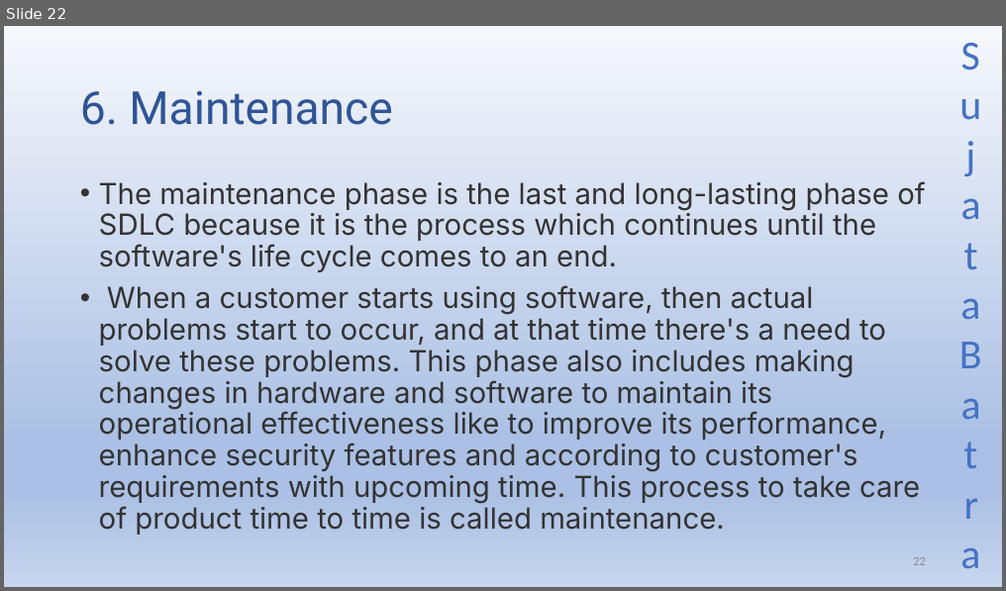
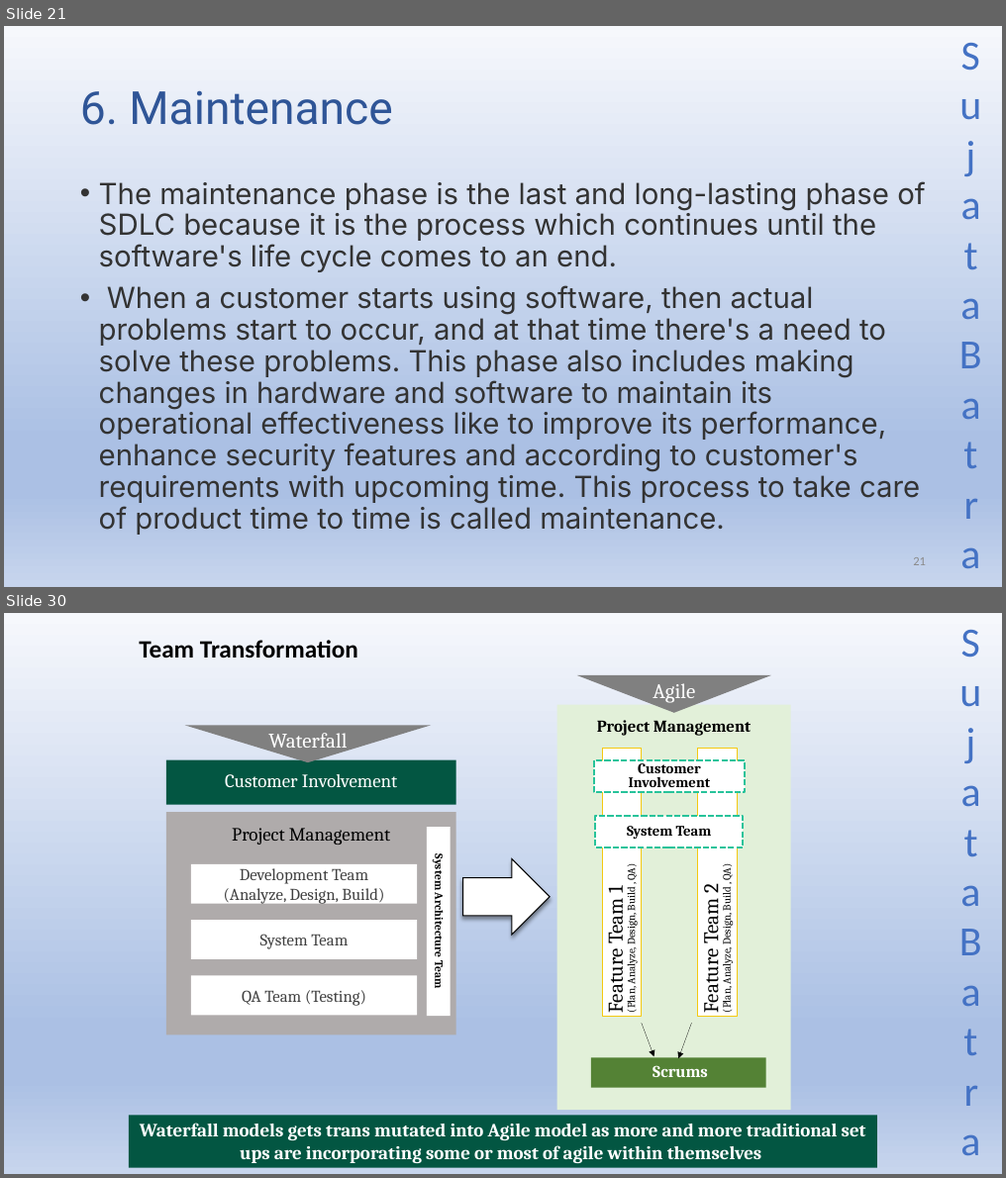
Before and after one commit to Sujatabatra/SapientNov2021QABatch, a slide deck: QA/QA Study Material.pptx. Shown one above the other, each under a label of ours: slide 22 before the commit, slides 21 and 30 after it; the slides between them are not shown. The pictures are 1006x591 and 1006x1178 pixels, drawn with LibreOffice and Linux fonts; fonts in the diff are those of the drawing. Boxes give left, top, right and bottom in pixels: in the first picture for what was removed or moved away, otherwise in the second. Text is boxed around its words. In the diff, an @@ line names an element or a change of style, - is before the commit and + after.

```diff
--- a/QA/QA Study Material.pptx
+++ b/QA/QA Study Material.pptx
@@ slide 30 added at <box>4,613,1002,1174</box>, background gradient #F6F8FC to #ABC0E4 to #C7D5ED; not listed: 1 template element that a slide beside it also shows @@
@@ title added at <box>139,640,358,659</box>, 24 pt, text #000000, bold @@
+Team Transformation
@@ flow chart merge added at <box>577,675,771,713</box>, fill #808080 @@
@@ text added at <box>652,683,695,703</box>, 20 pt, text #FFFFFF @@
+Agile
@@ flow chart merge added at <box>185,725,432,762</box>, fill #808080 @@
@@ rectangle added at <box>557,704,791,1110</box>, fill #E2F0D9, 16 pt, text #000000, bold @@
+Project Management
@@ rectangle added at <box>166,761,456,805</box>, fill #035642, 18 pt, text #FFFFFF @@
+Customer Involvement
@@ text added at <box>268,733,347,754</box>, 20 pt, text #FFFFFF @@
+Waterfall
@@ rectangle added at <box>594,761,745,792</box>, fill #FFFFFF, outline #27C39A 2 pt dashed, 14 pt, text #000000, bold @@
+Customer Involvement
@@ rectangle added at <box>603,749,642,1017</box>, fill #FFFFFF, outline #F4C910 0.75 pt, 10.5 pt, text #000000 @@
+Feature Team 1
+(Plan, Analyze, Design, Build , QA)
@@ rectangle added at <box>698,749,738,1017</box>, fill #FFFFFF, outline #F4C910 0.75 pt, 10.5 pt, text #000000 @@
+Feature Team 2
+(Plan, Analyze, Design, Build , QA)
@@ rectangle added at <box>166,812,456,1035</box>, fill #AFABAB, 18 pt, text #000000 @@
+Project Management
@@ rectangle added at <box>595,816,743,848</box>, fill #FFFFFF, outline #27C39A 2 pt dashed, 14 pt, text #000000, bold @@
+System Team
@@ rectangle added at <box>427,827,450,1017</box>, fill #FFFFFF, 11 pt, text #000000, bold @@
+System Architecture Team
@@ rectangle added at <box>191,864,417,904</box>, fill #FFFFFF, 16 pt, text #404040 @@
+Development Team
+(Analyze, Design, Build)
@@ right arrow added at <box>463,860,549,935</box>, fill #FFFFFF, outline #000000 1 pt @@
@@ rectangle added at <box>191,920,417,959</box>, fill #FFFFFF, 16 pt, text #404040 @@
+System Team
@@ rectangle added at <box>191,976,417,1016</box>, fill #FFFFFF, 16 pt, text #404040 @@
+QA Team (Testing)
@@ arrow added from (642, 1023) to (654, 1057), #000000 0.25 pt @@
@@ arrow added from (692, 1023) to (678, 1059), #000000 0.25 pt @@
@@ rectangle added at <box>591,1058,766,1087</box>, fill #548235, 16 pt, text #FFFFFF, bold @@
+Scrums
@@ rectangle added at <box>129,1115,877,1168</box>, fill #035642, 18 pt, text #FFFFFF, bold @@
+Waterfall models gets trans mutated into Agile model as more and more traditional set ups are incorporating some or most of agile within themselves
@@ what was slide 22 is now slide 21 @@
```
Also in this commit, not shown: 13 other slides added, 1 slide removed.
